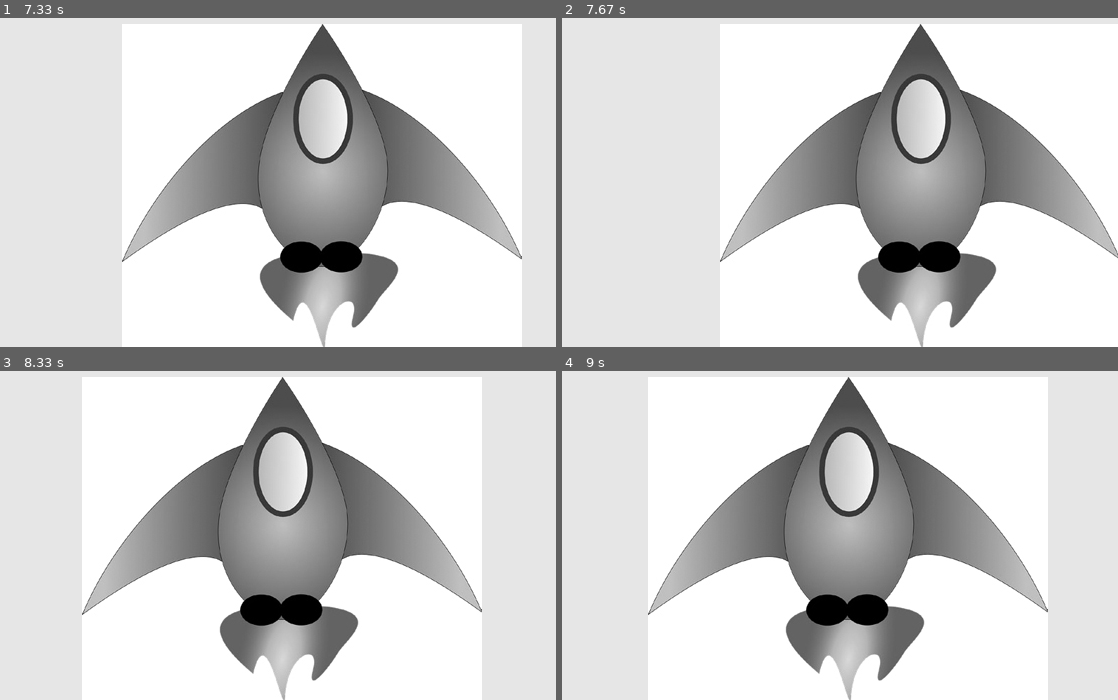
Above: before the commit, frames 1-4 (two rows, left to right).
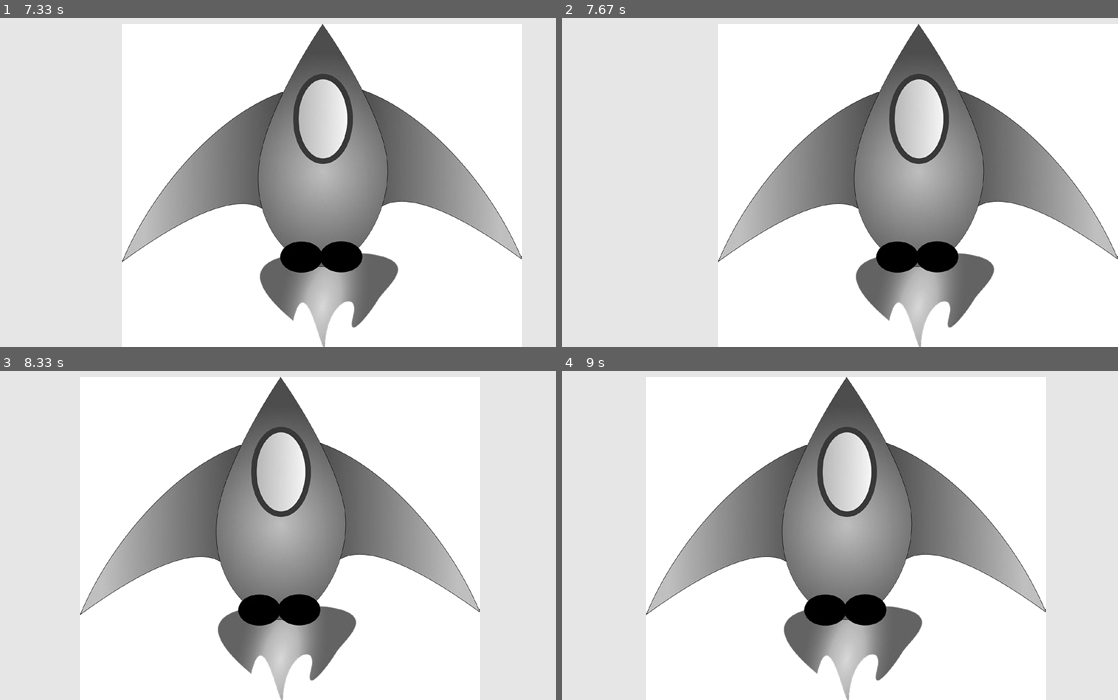
Above: after the commit, the same moments.

Repository: Athaplar/PythonLearningLog
Game: pygame game, started from PyGame/AlienInvasionExtended/AlienInvasionExtended.py
Same seed, same stepped clock (60 frames per second), same inputs: the game is played once before the commit and once after it.
Inputs:
- Up to frame 1 (7.33 s): hold Right 0.33-0.8 s; hold Right 0.83-1.3 s; hold Left 1.33-1.87 s; hold Left 1.9-2.3 s; hold Right 2.33-2.97 s; hold Left 3-3.47 s; hold Right 3.5-3.97 s; hold Right 4-4.47 s; hold Left 4.5-5.03 s; hold Left 5.07-5.47 s; hold Right 5.5-6.13 s; hold Left 6.17-6.63 s; hold Right 6.67-7.13 s; hold Right from 7.17 s (still down)
- Up to frame 2 (7.67 s): release Right at 7.63 s
- Up to frame 3 (8.33 s): hold Left 7.67-8.2 s; hold Left from 8.23 s (still down)
- Up to frame 4 (9 s): release Left at 8.63 s; hold Right from 8.67 s (still down)

Frame 1 is identical in both runs. In frame 2, 2.9% of the frame differs, in the area x 28-100%, y 1-100%; in frame 3, 3.3%, in the area x 14-87%, y 1-100%; in frame 4, 3.3%.

Commit message:
Disallow ship to move beyond the screen boundries

Diff:
--- a/PyGame/AlienInvasionExtended/AlienInvasionExtended.py
+++ b/PyGame/AlienInvasionExtended/AlienInvasionExtended.py
@@ -31,9 +31,9 @@
                 right_direction = False
                 left_direction = False
 
-        if right_direction:
+        if right_direction and ship_rect.right < screen_rect.right:
             ship_rect.centerx += 2
-        if left_direction:
+        if left_direction and ship_rect.left > screen_rect.left:
             ship_rect.centerx -= 2
 
 
